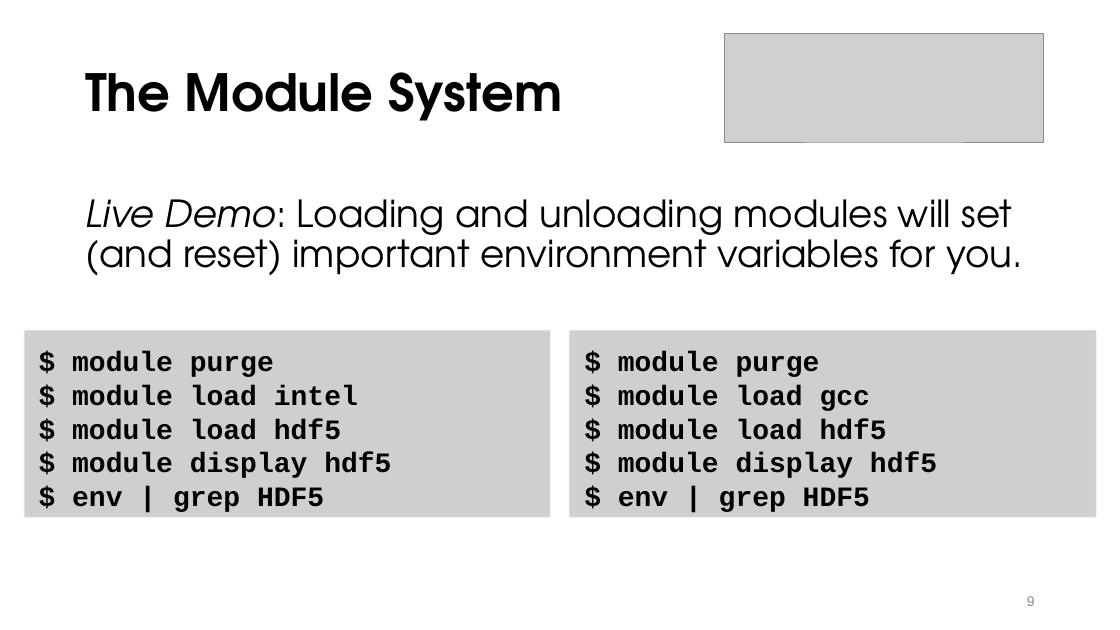
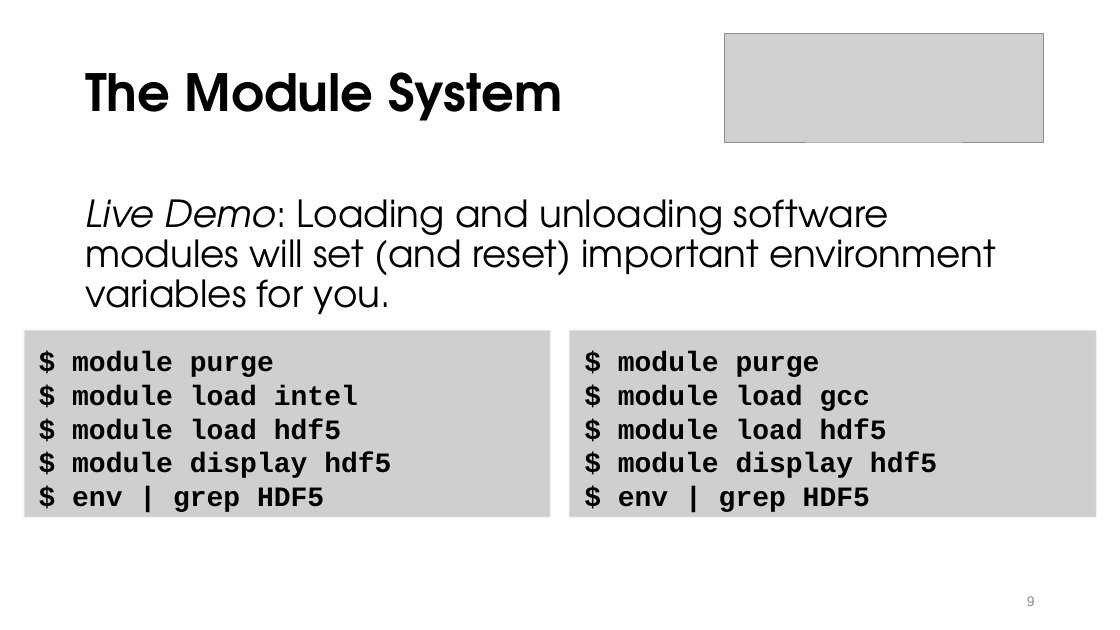
Before and after one commit to mohalkh5/hpc_fundamentals_micro_credential, a slide deck: slide 9 of installing_software/installing_software.pptx. Drawn at 1120x630 pixels with LibreOffice and Linux fonts; fonts in the diff are those of the drawing; grey boxes stand for pictures; background and template pictures are left out. Boxes give left, top, right and bottom in pixels: in the first picture for what was removed or moved away, otherwise in the second. Text is boxed around its words. In the diff, an @@ line names an element or a change of style, - is before the commit and + after.

Commit message:
Minor installing_software clarity tweaks

```diff
--- a/installing_software/installing_software.pptx
+++ b/installing_software/installing_software.pptx
@@ text at (85,199,997,315): text changed @@
-Live Demo: Loading and unloading modules will set (and reset) important environment variables for you.
+Live Demo: Loading and unloading software modules will set (and reset) important environment variables for you.
```
Also in this commit, not shown: 2 other slides changed, 1 other file.
